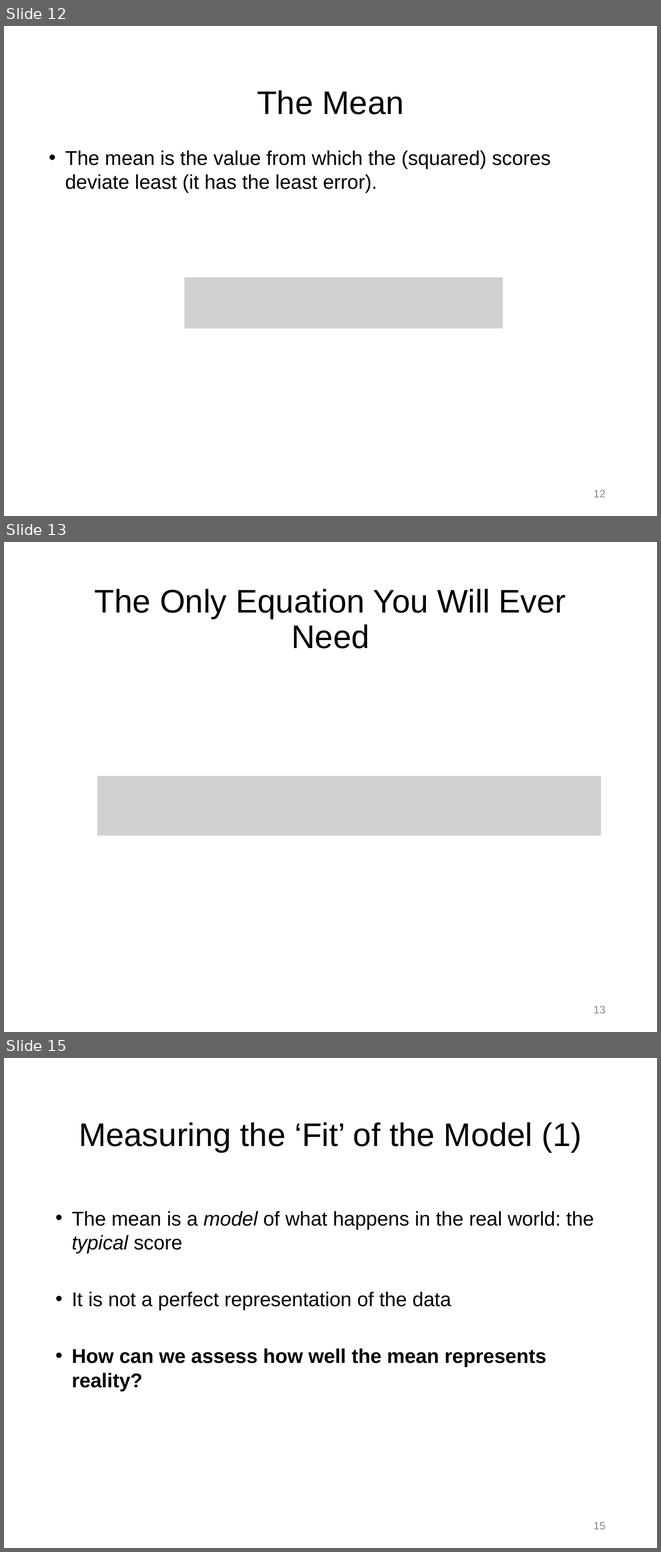
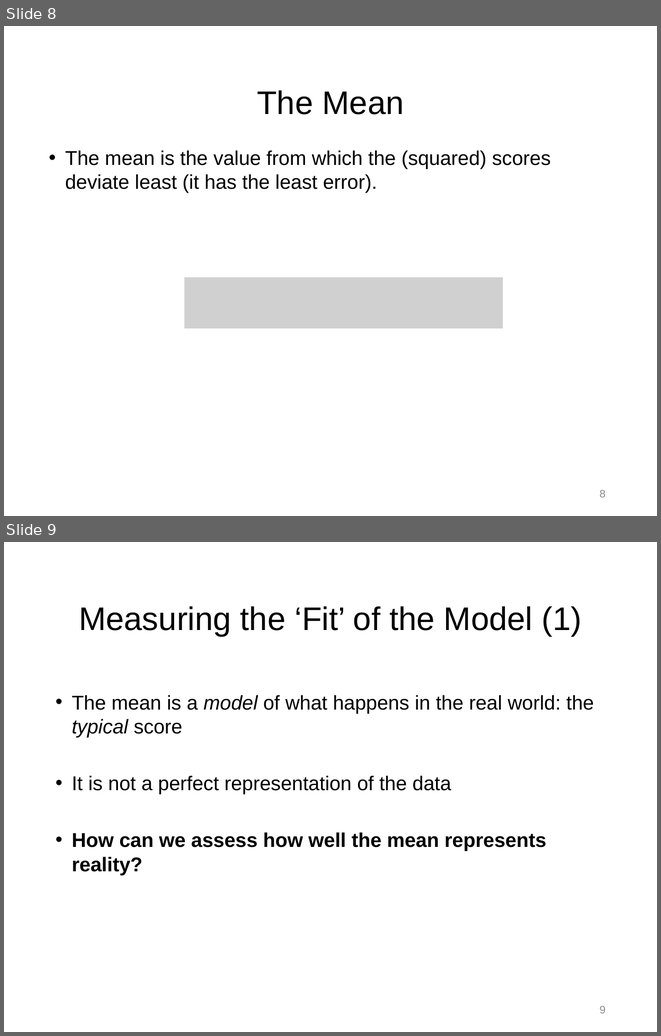
Before and after one commit to npm27/Teaching-Materials, a slide deck: Stats/Slides/2 Chapter 2 Slides.pptx. Shown one above the other, each under a label of ours: slides 12, 13 and 15 before the commit, slides 8 and 9 after it; the slides between them are not shown. The pictures are 661x1552 and 661x1036 pixels, drawn with LibreOffice and Linux fonts; fonts in the diff are those of the drawing; grey boxes stand for pictures. Boxes give left, top, right and bottom in pixels: in the first picture for what was removed or moved away, otherwise in the second. Text is boxed around its words. In the diff, an @@ line names an element or a change of style, - is before the commit and + after.

```diff
--- a/Stats/Slides/2 Chapter 2 Slides.pptx
+++ b/Stats/Slides/2 Chapter 2 Slides.pptx
@@ slide 13 removed at box(4, 542, 657, 1032), background #FFFFFF @@
@@ title removed at box(95, 589, 566, 649) @@
-The Only Equation You Will Ever Need
@@ picture removed at box(97, 776, 601, 835) @@
@@ page number removed at box(593, 1006, 606, 1013) @@
-13
@@ what was slide 12 is now slide 8 @@
@@ page number at box(600, 490, 606, 497): text changed @@
-12
+8
@@ what was slide 15 is now slide 9 @@
@@ page number at box(600, 1006, 606, 1013): text changed @@
-15
+9
```
Also in this commit, not shown: 7 slides changed, 5 other slides removed, 3 other files.
